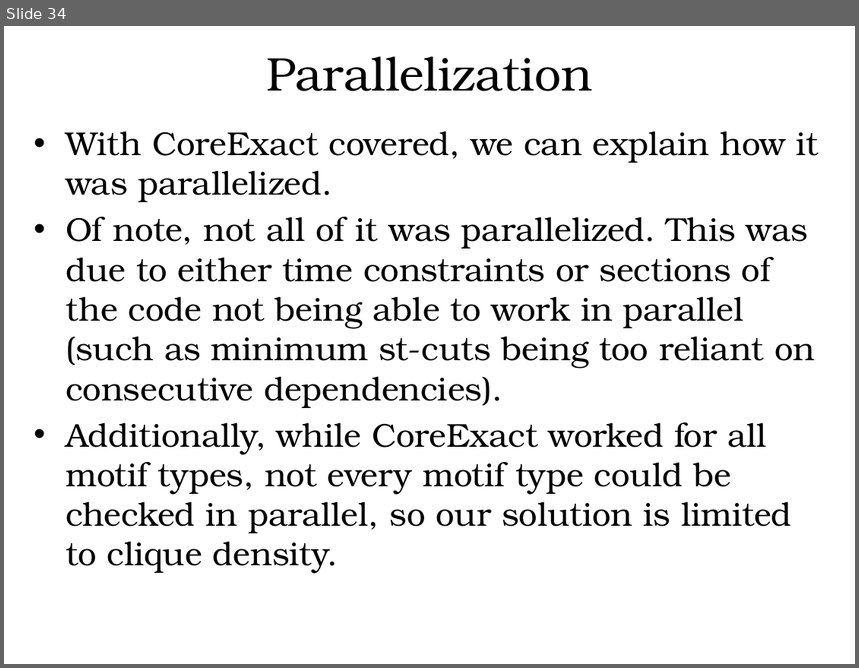
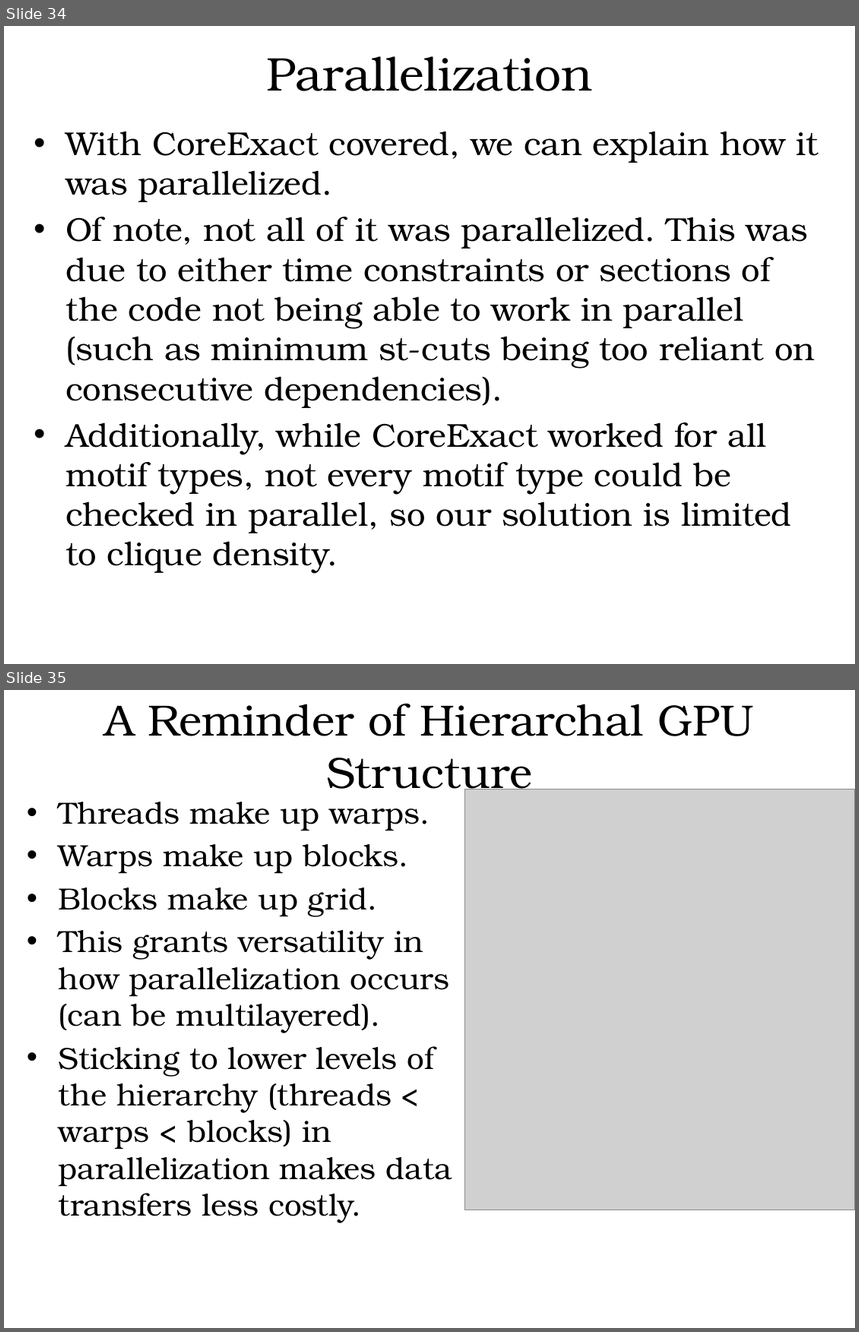
Before and after one commit to hgareau/DensestSubgraphDiscovery, a slide deck: Thesis Defense Presentation.pptx. Shown one above the other, each under a label of ours: slide 34 before the commit, slides 34 and 35 after it. The pictures are 859x668 and 859x1332 pixels, drawn with LibreOffice and Linux fonts; fonts in the diff are those of the drawing; grey boxes stand for pictures; background and template pictures are left out. Boxes give left, top, right and bottom in pixels: in the first picture for what was removed or moved away, otherwise in the second. Text is boxed around its words. In the diff, an @@ line names an element or a change of style, - is before the commit and + after.

```diff
--- a/Thesis Defense Presentation.pptx
+++ b/Thesis Defense Presentation.pptx
@@ slide 35 added at box(4, 690, 855, 1328), background #FFFFFF @@
@@ text added at box(105, 703, 755, 799), 37 pt, text #000000 @@
+A Reminder of Hierarchal GPU Structure
@@ text added at box(59, 802, 453, 1224), 25.9 pt, text #000000 @@
+• Threads make up warps.
+• Warps make up blocks.
+• Blocks make up grid.
+• This grants versatility in how parallelization occurs (can be multilayered).
+• Sticking to lower levels of the hierarchy (threads < warps < blocks) in parallelization makes data transfers less costly.
@@ picture added at box(465, 790, 854, 1211) @@
```
Also in this commit, not shown: 12 other slides added, 4 slides removed, 1 other file.
